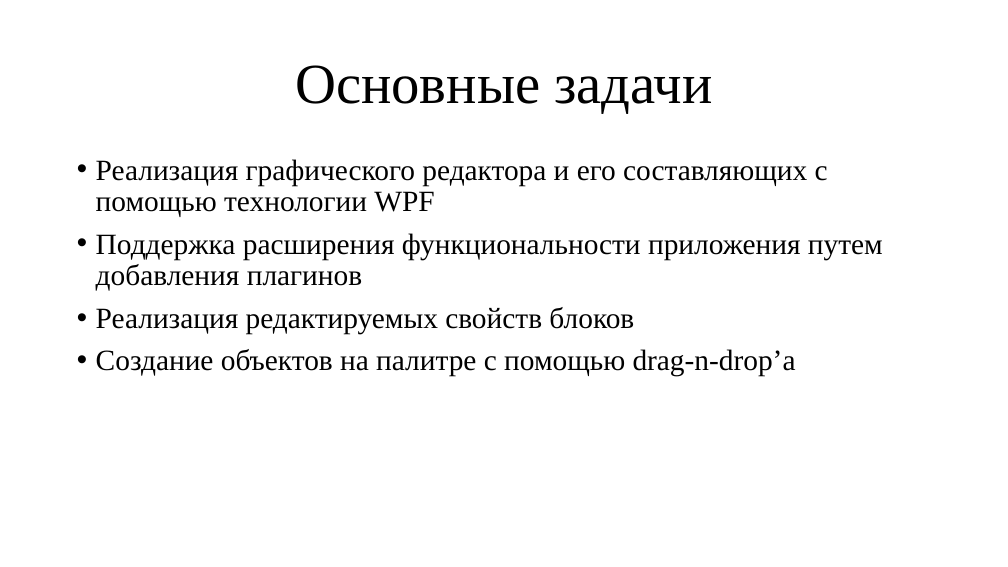
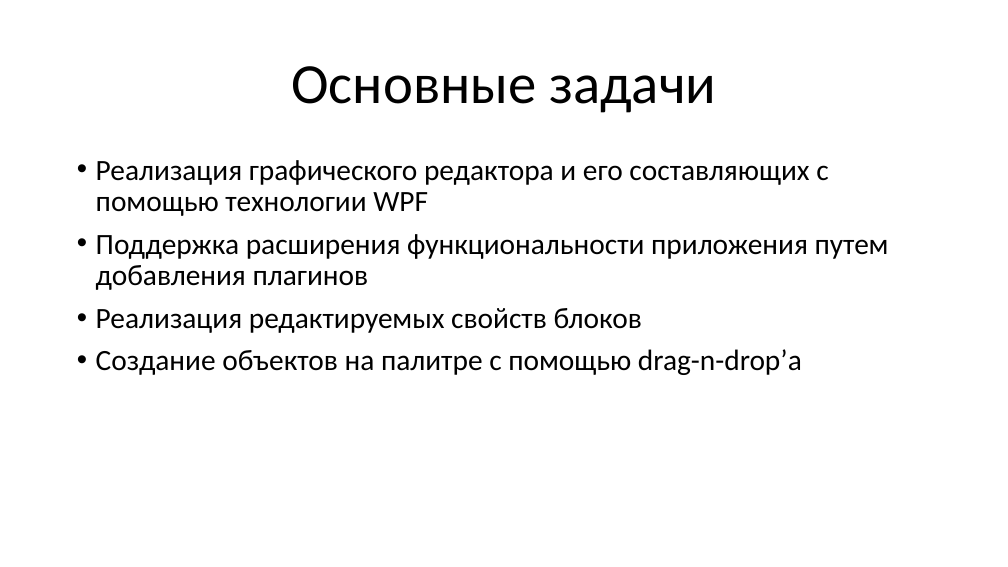
Before and after one commit to RexTremendaeMajestatis/Presentations, a slide deck: slide 3 of REAL.NET.pptx. Drawn at 1008x567 pixels with LibreOffice and Linux fonts; fonts in the diff are those of the drawing. Boxes give left, top, right and bottom in pixels: in the first picture for what was removed or moved away, otherwise in the second. Text is boxed around its words. In the diff, an @@ line names an element or a change of style, - is before the commit and + after.

```diff
--- a/REAL.NET.pptx
+++ b/REAL.NET.pptx
@@ title "Основные задачи" at (291,66,716,113): font Times New Roman to Calibri @@
@@ text "Реализация графического редактора и его ..." at (96,160,889,375): font Times New Roman to Calibri @@
```
Also in this commit, not shown: 7 other slides changed, 1 slide added.
